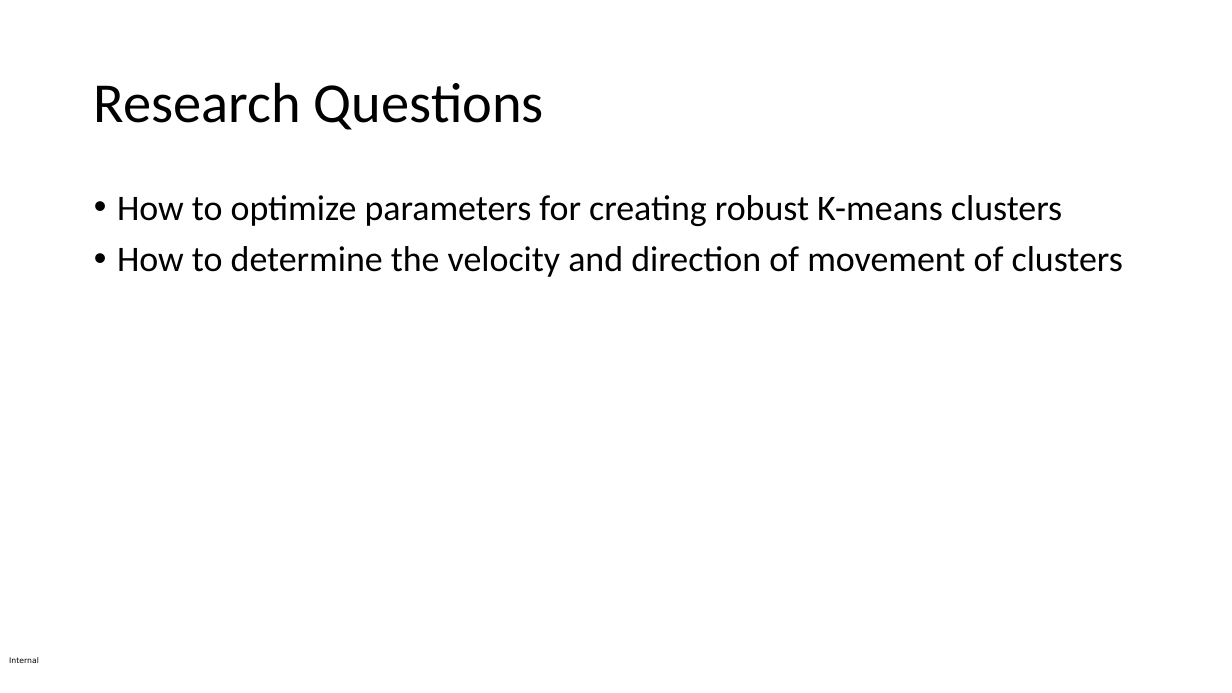
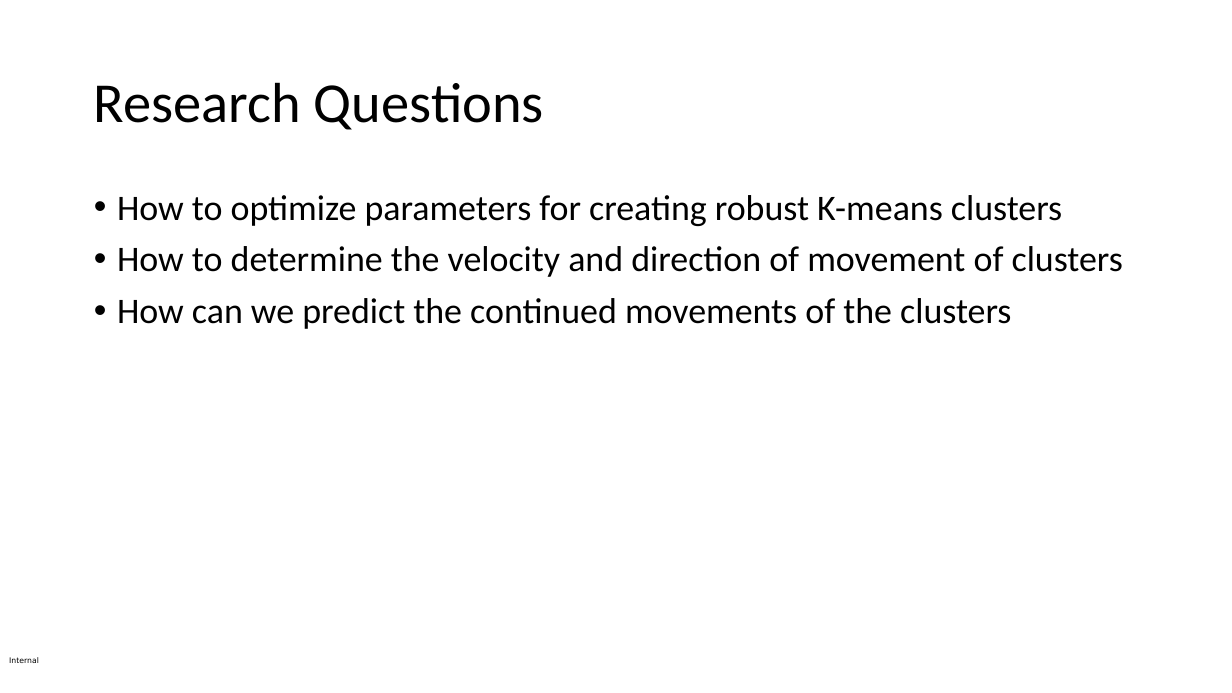
Before and after one commit to darveenvijayan/KMEANS, a slide deck: slide 4 of rpd.pptx. Drawn at 1232x693 pixels with LibreOffice and Linux fonts; fonts in the diff are those of the drawing. Boxes give left, top, right and bottom in pixels: in the first picture for what was removed or moved away, otherwise in the second. Text is boxed around its words. In the diff, an @@ line names an element or a change of style, - is before the commit and + after.

```diff
--- a/rpd.pptx
+++ b/rpd.pptx
@@ text at bbox=[117, 298, 1011, 329]: paragraph added @@
+• How can we predict the continued movements of the clusters
```
Also in this commit, not shown: 1 other slide changed, 1 slide added, 1 slide removed, 1 other file.
